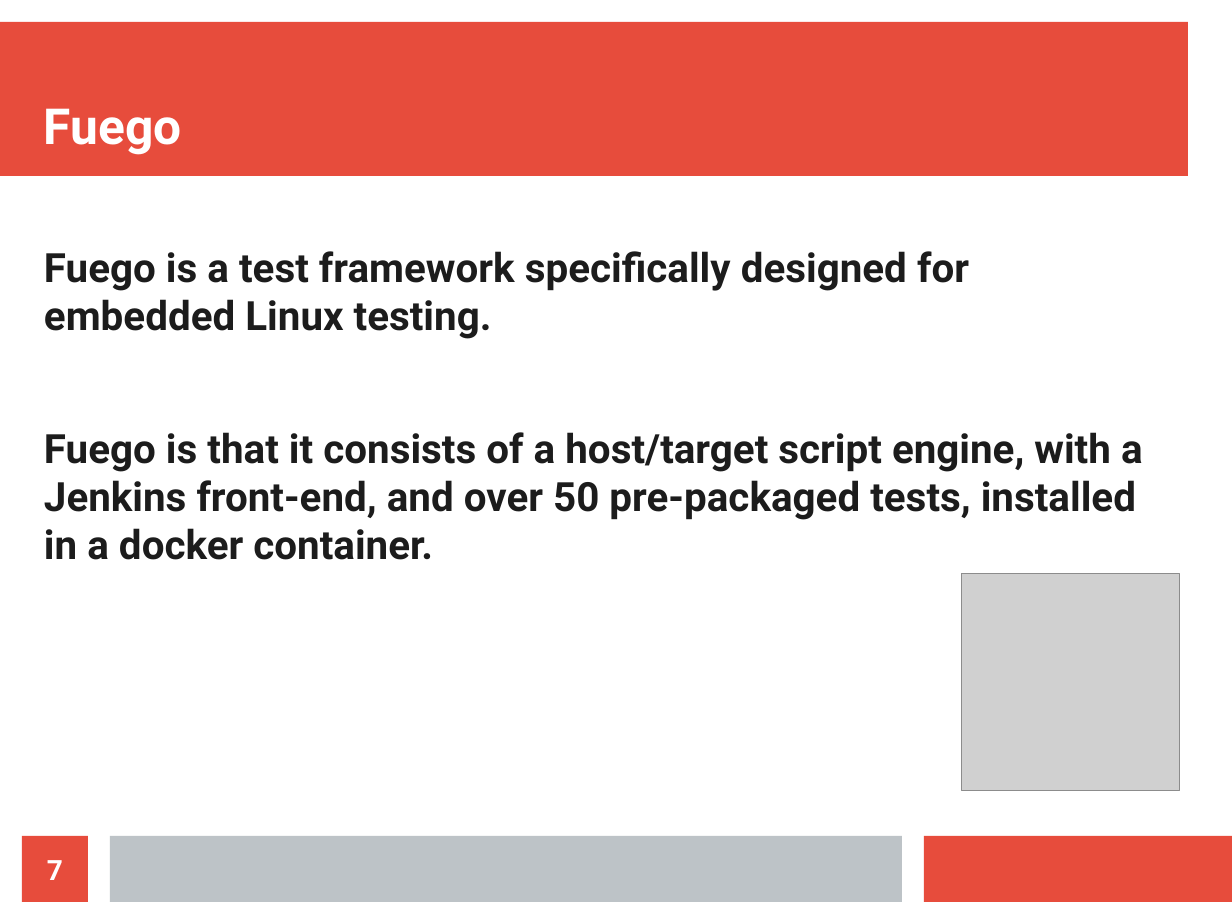
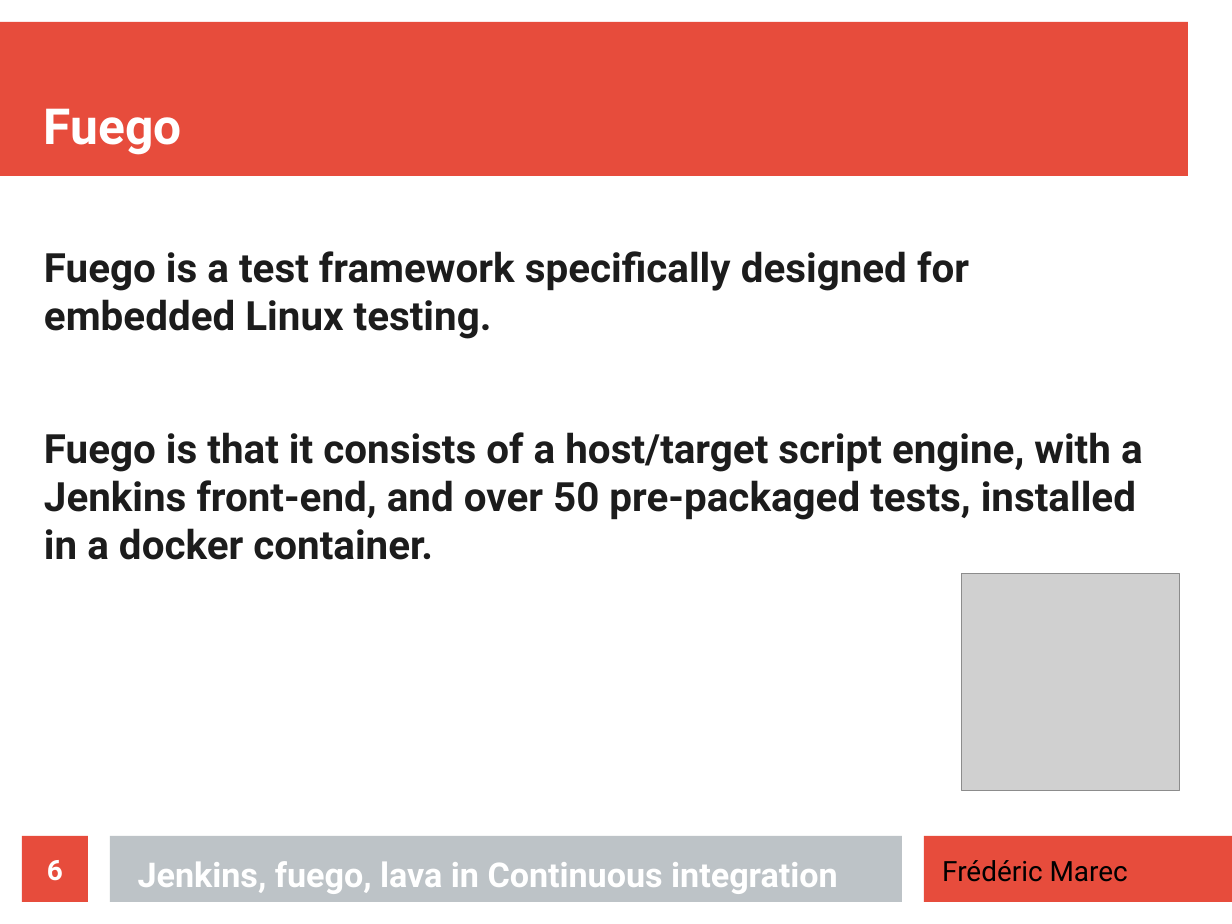
Before and after one commit to DDTLK/review, a slide deck: slide 6 of CI-presentation.odp (slide 7 before the commit). Drawn at 1232x924 pixels with LibreOffice and Linux fonts; fonts in the diff are those of the drawing; grey boxes stand for pictures. Boxes give left, top, right and bottom in pixels: in the first picture for what was removed or moved away, otherwise in the second. Text is boxed around its words. In the diff, an @@ line names an element or a change of style, - is before the commit and + after.

```diff
--- a/CI-presentation.odp
+++ b/CI-presentation.odp
@@ page number at (x1=47, y1=860, x2=63, y2=881): text changed @@
-7
+6
@@ title added at (x1=138, y1=861, x2=838, y2=894), 22 pt, text #FFFFFF, bold @@
+Jenkins, fuego, lava in Continuous integration
@@ text added at (x1=942, y1=860, x2=1128, y2=882), 18 pt, text #000000 @@
+Frédéric Marec
```
Also in this commit, not shown: 6 other slides changed, 1 slide added, 2 slides removed, 1 other file.
